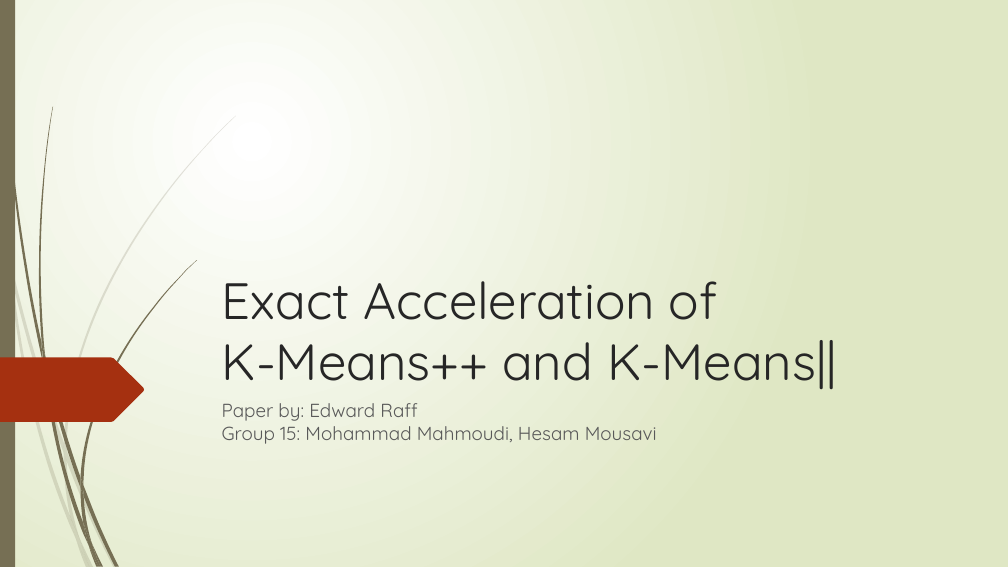
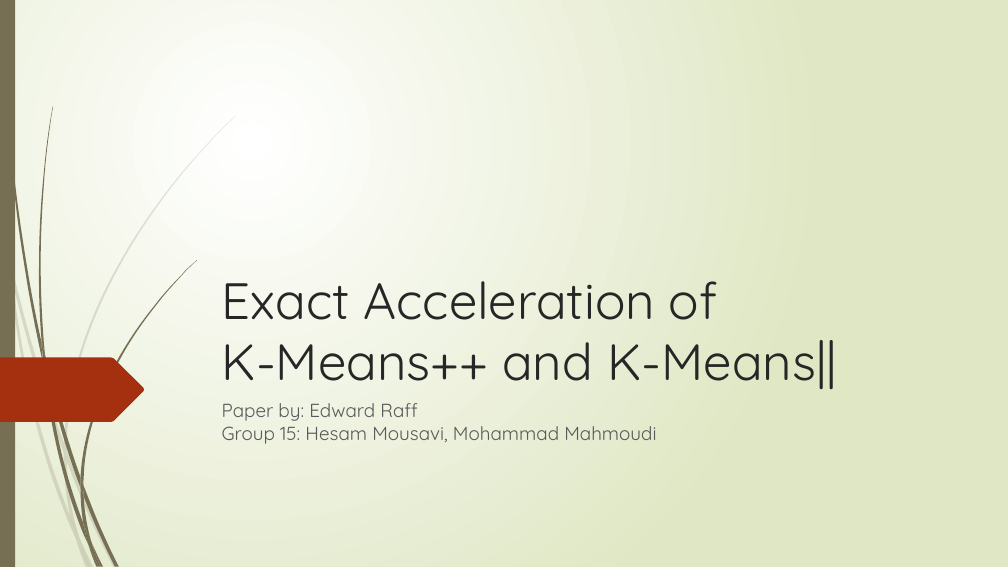
Before and after one commit to hsmmi/Exact-Acceleration-of-K-Means-and-K-Means-parallel, a slide deck: slide 1 of report/spr_final_paper.pptx. Drawn at 1008x567 pixels with LibreOffice and Linux fonts; fonts in the diff are those of the drawing. Boxes give left, top, right and bottom in pixels: in the first picture for what was removed or moved away, otherwise in the second. Text is boxed around its words. In the diff, an @@ line names an element or a change of style, - is before the commit and + after.

Commit message:
update powerpoint

```diff
--- a/report/spr_final_paper.pptx
+++ b/report/spr_final_paper.pptx
@@ subtitle at (222, 403, 656, 444): text changed @@
-Paper by: Edward Raff
-Group 15: Mohammad Mahmoudi, Hesam Mousavi
+Paper by: Edward Raff
+Group 15: Hesam Mousavi, Mohammad Mahmoudi
```
Also in this commit, not shown: 6 other slides changed, 8 slides added.
